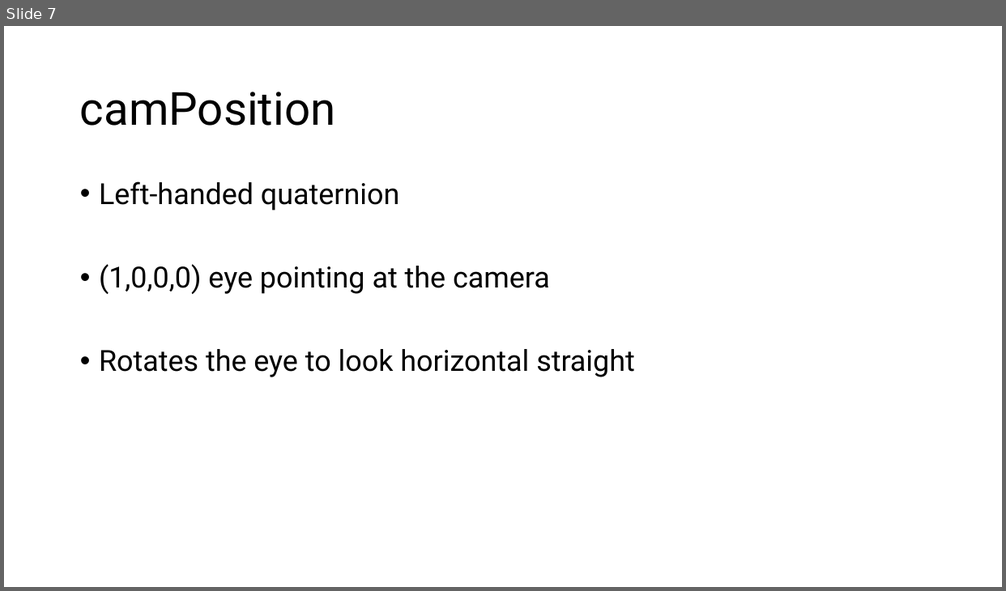
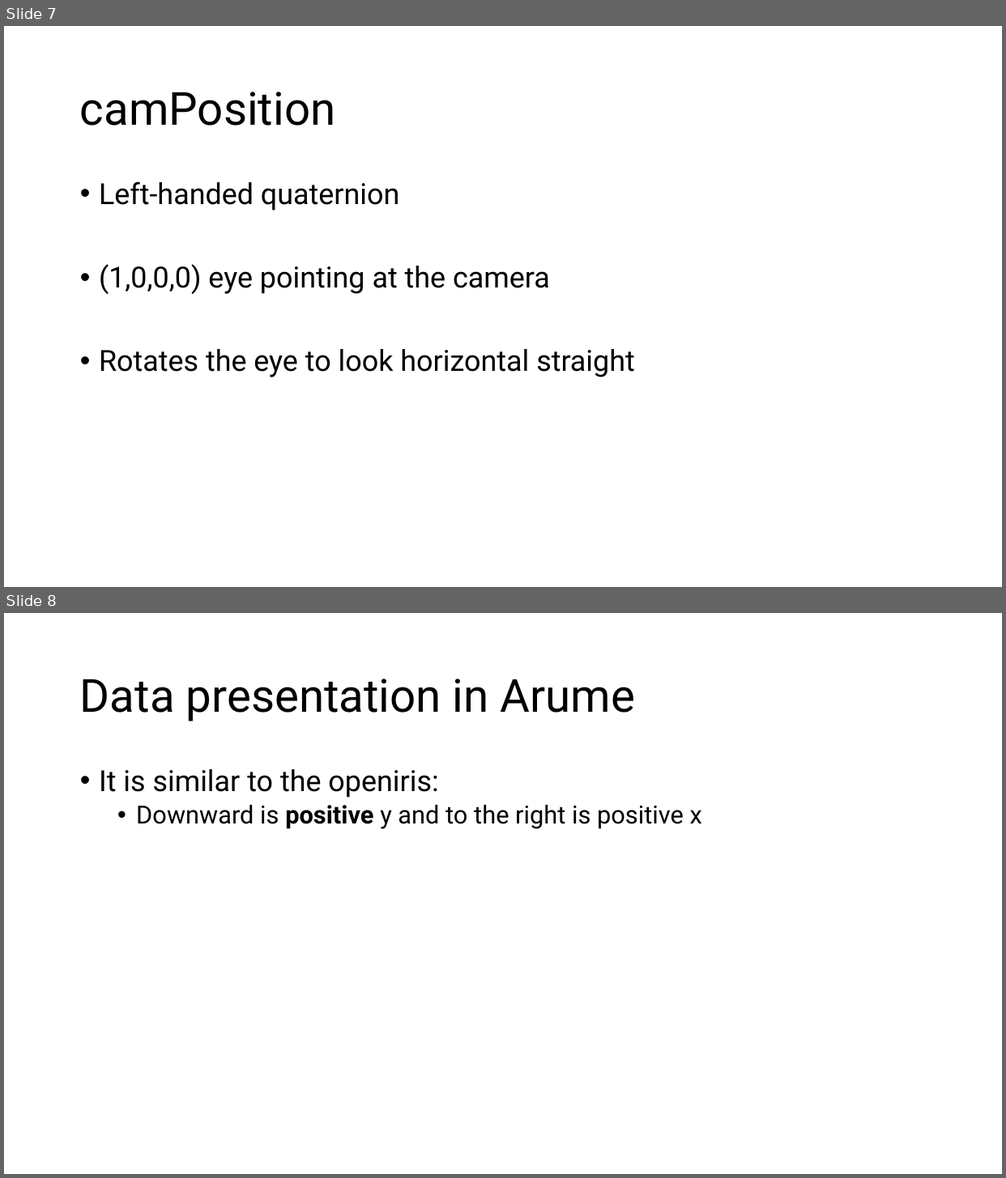
Before and after one commit to ocular-motor-lab/CalibrationTools, a slide deck: EyeCameraSimulation_Torsion2/TestWithOpenIrisData/CalibrationReferenceFrames.pptx. Shown one above the other, each under a label of ours: slide 7 before the commit, slides 7 and 8 after it. The pictures are 1006x591 and 1006x1178 pixels, drawn with LibreOffice and Linux fonts; fonts in the diff are those of the drawing. Boxes give left, top, right and bottom in pixels: in the first picture for what was removed or moved away, otherwise in the second. Text is boxed around its words. In the diff, an @@ line names an element or a change of style, - is before the commit and + after.

```diff
--- a/EyeCameraSimulation_Torsion2/TestWithOpenIrisData/CalibrationReferenceFrames.pptx
+++ b/EyeCameraSimulation_Torsion2/TestWithOpenIrisData/CalibrationReferenceFrames.pptx
@@ slide 8 added at [4,613,1002,1174], background #FFFFFF @@
@@ title added at [80,679,635,722], 44 pt, text #000000 @@
+Data presentation in Arume
@@ text added at [99,769,702,829], 24 pt, text #000000 @@
+• It is similar to the openiris:
+  • Downward is positive y and to the right is positive x
```
Also in this commit, not shown: 1 slide removed, 3 other files.
